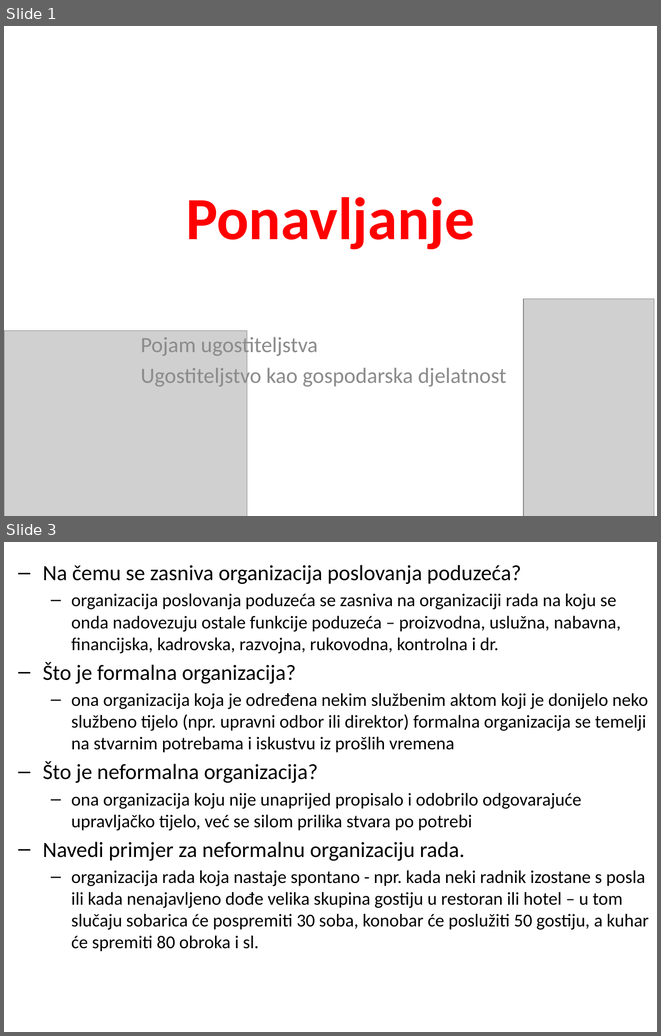
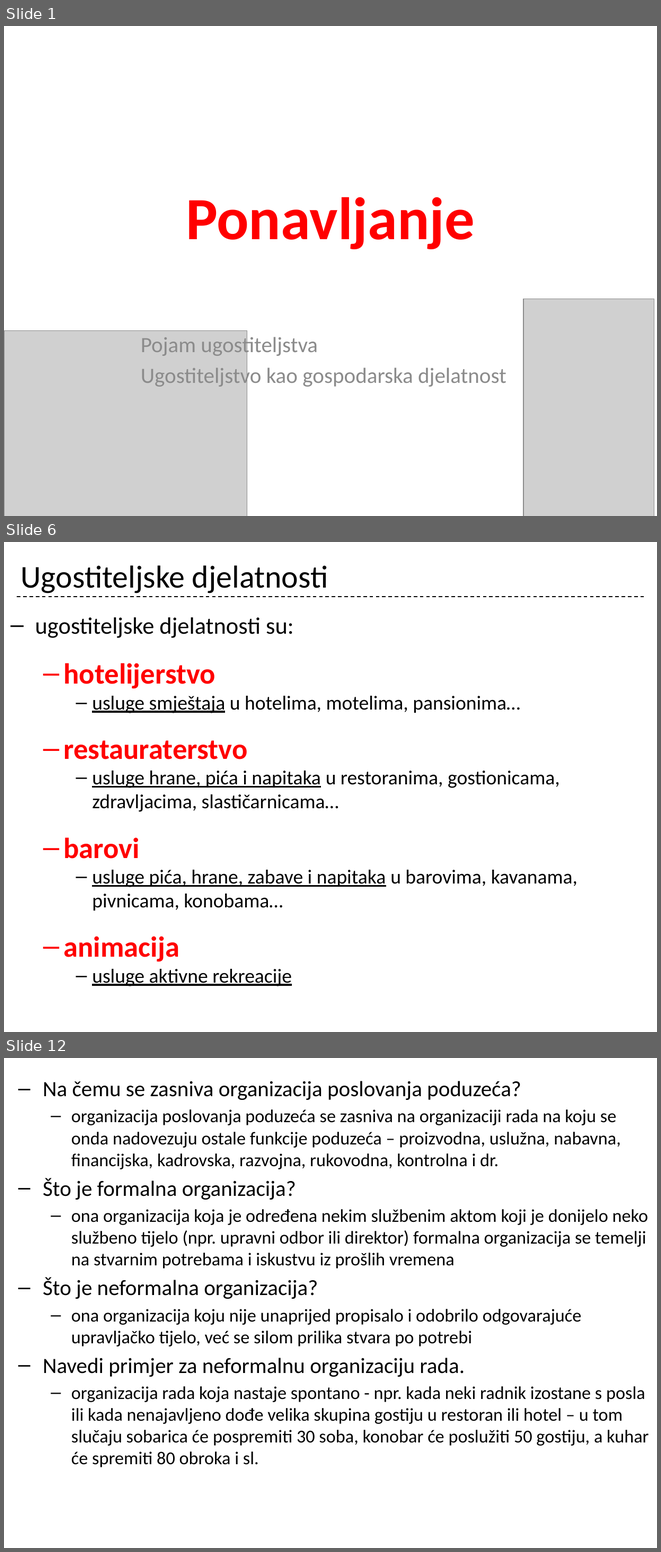
Before and after one commit to cornx/print, a slide deck: data/organizacija/001_uvod_i_ug_kao_gosp_djelatnost_ponavljanje.pptx. Shown one above the other, each under a label of ours: slides 1 and 3 before the commit, slides 1, 6 and 12 after it; the slides between them are not shown. The pictures are 661x1036 and 661x1552 pixels, drawn with LibreOffice and Linux fonts; fonts in the diff are those of the drawing; grey boxes stand for pictures. Boxes give left, top, right and bottom in pixels: in the first picture for what was removed or moved away, otherwise in the second. Text is boxed around its words. In the diff, an @@ line names an element or a change of style, - is before the commit and + after.

```diff
--- a/data/organizacija/001_uvod_i_ug_kao_gosp_djelatnost_ponavljanje.pptx
+++ b/data/organizacija/001_uvod_i_ug_kao_gosp_djelatnost_ponavljanje.pptx
@@ slide 6 added at bbox=[4, 542, 657, 1032], background #FFFFFF @@
@@ title added at bbox=[21, 565, 328, 593], 35 pt, text #000000 @@
+Ugostiteljske djelatnosti
@@ line added from (17, 597) to (644, 597), #000000 1 pt dashed @@
@@ text added at bbox=[35, 617, 577, 986], 22 pt, text #000000 @@
+– ugostiteljske djelatnosti su:
+  – hotelijerstvo
+    – usluge smještaja u hotelima, motelima, pansionima…
+  – restauraterstvo
+    – usluge hrane, pića i napitaka u restoranima, gostionicama, zdravljacima, slastičarnicama…
+  – barovi
+    – usluge pića, hrane, zabave i napitaka u barovima, kavanama, pivnicama, konobama…
+  – animacija
+    – usluge aktivne rekreacije
@@ what was slide 3 is now slide 12 @@
```
Also in this commit, not shown: 1 slide changed, 8 other slides added.
